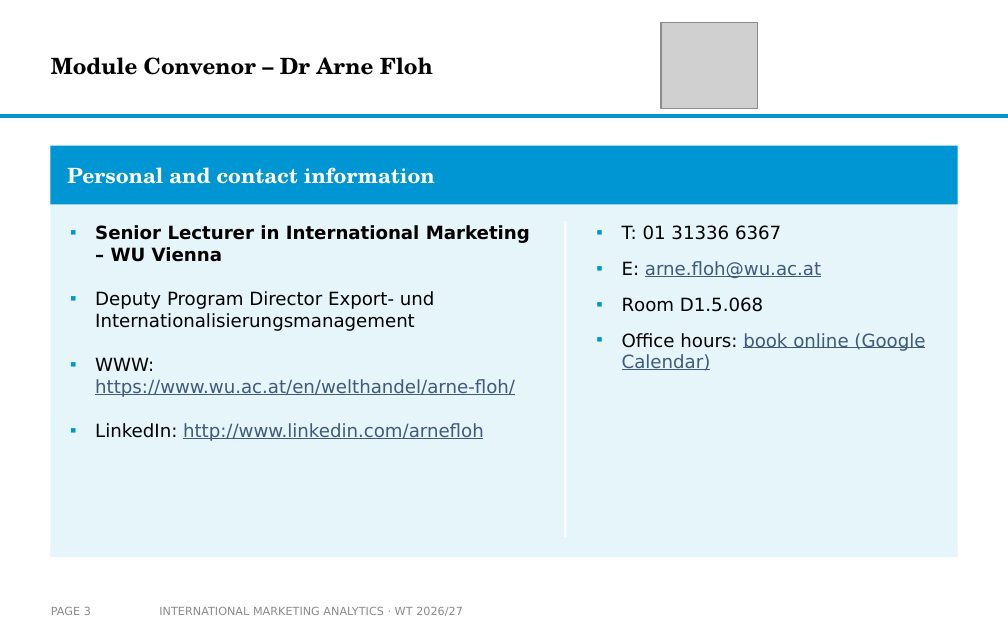
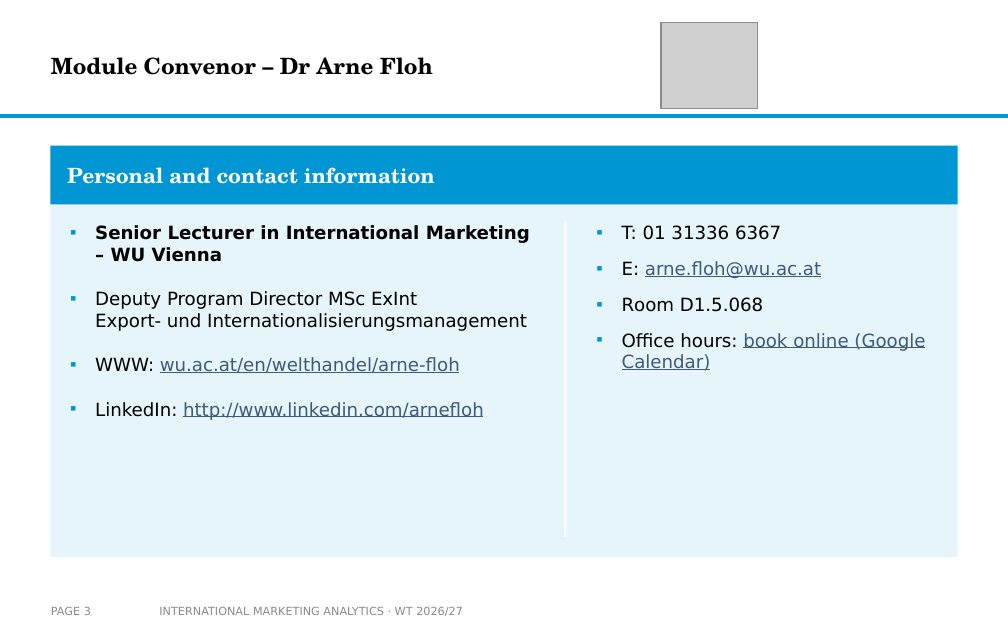
Before and after one commit to arnefloh-wu/International-Marketing-Analytics, a slide deck: slide 3 of slides/00a_course-content-and-style_WT26-27.pptx. Drawn at 1008x630 pixels with LibreOffice and Linux fonts; fonts in the diff are those of the drawing; grey boxes stand for pictures; background and template pictures are left out. Boxes give left, top, right and bottom in pixels: in the first picture for what was removed or moved away, otherwise in the second. Text is boxed around its words. In the diff, an @@ line names an element or a change of style, - is before the commit and + after.

```diff
--- a/slides/00a_course-content-and-style_WT26-27.pptx
+++ b/slides/00a_course-content-and-style_WT26-27.pptx
@@ text at bbox=[95, 291, 527, 373]: text changed @@
-▪ Deputy Program Director Export- und Internationalisierungsmanagement
-▪ WWW: https://www.wu.ac.at/en/welthandel/arne-floh/
+▪ Deputy Program Director MSc ExInt
+  Export- und Internationalisierungsmanagement
+▪ WWW: wu.ac.at/en/welthandel/arne-floh
```
Also in this commit, not shown: 7 other slides changed, 2 slides added, 4 other files.
